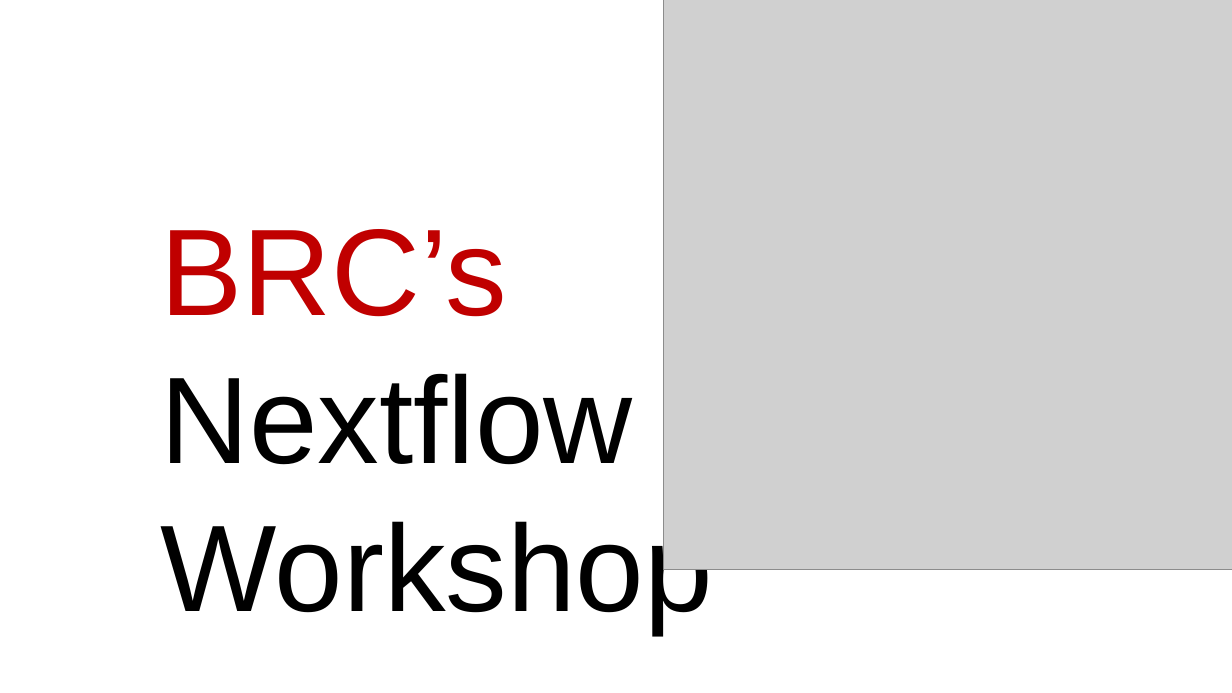
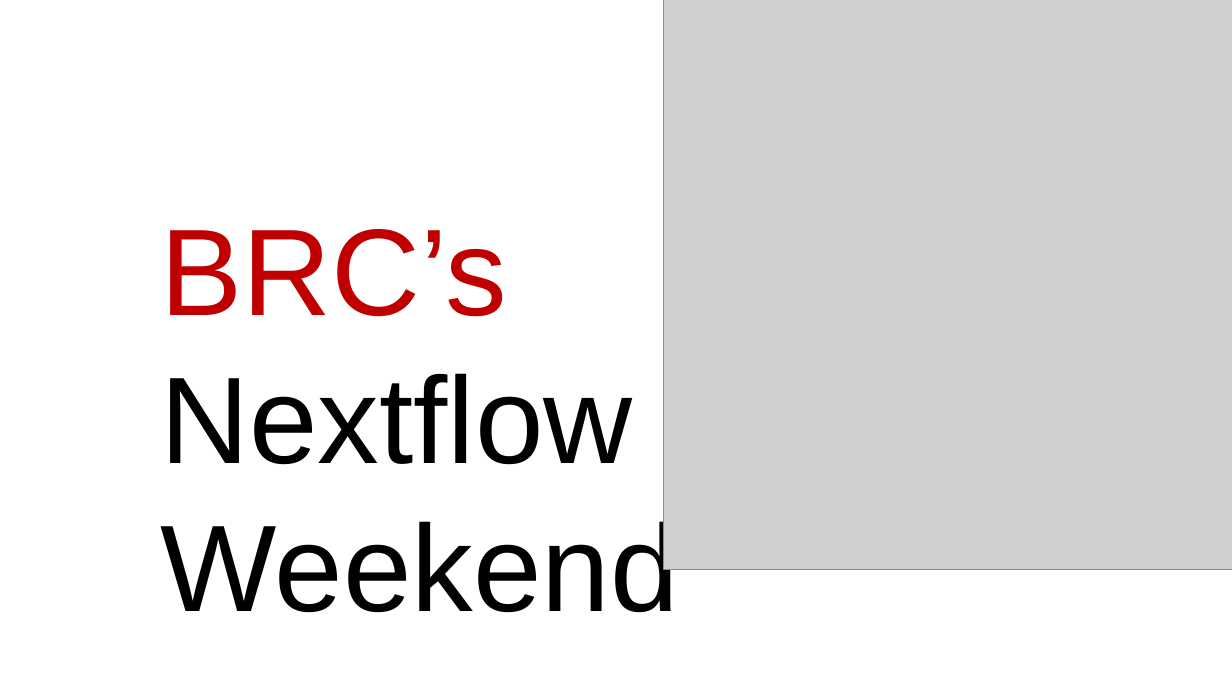
Before and after one commit to hurwitzlab/nextflow_crash_course, a slide deck: slide 1 of day1_material/slides/day1.pptx. Drawn at 1232x693 pixels with LibreOffice and Linux fonts; fonts in the diff are those of the drawing; grey boxes stand for pictures. Boxes give left, top, right and bottom in pixels: in the first picture for what was removed or moved away, otherwise in the second. Text is boxed around its words. In the diff, an @@ line names an element or a change of style, - is before the commit and + after.

```diff
--- a/day1_material/slides/day1.pptx
+++ b/day1_material/slides/day1.pptx
@@ text at (160, 513, 678, 613): text changed @@
-Workshop
+Weekend
```
Also in this commit, not shown: 7 other slides changed, 7 slides added, 3 slides removed, 25 other files.
